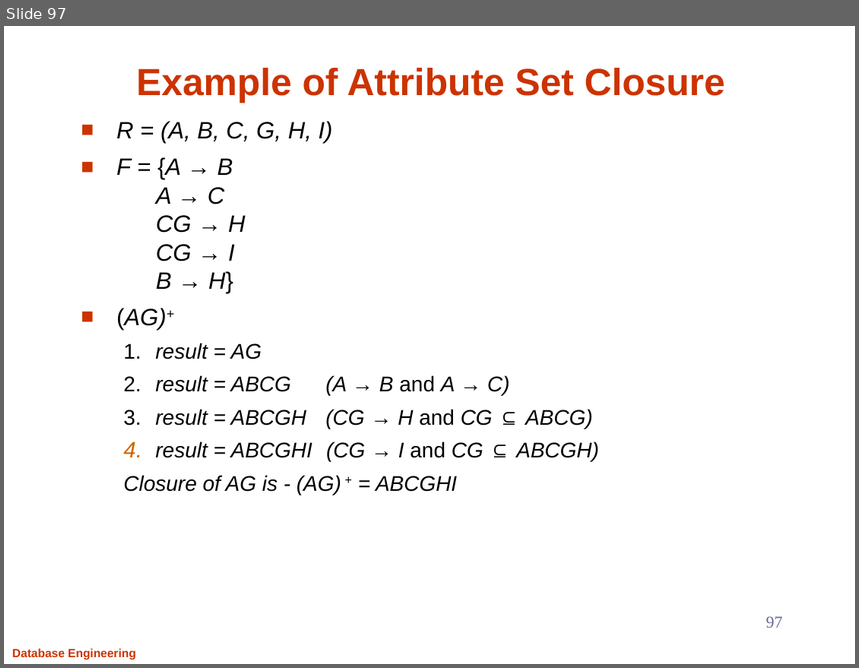
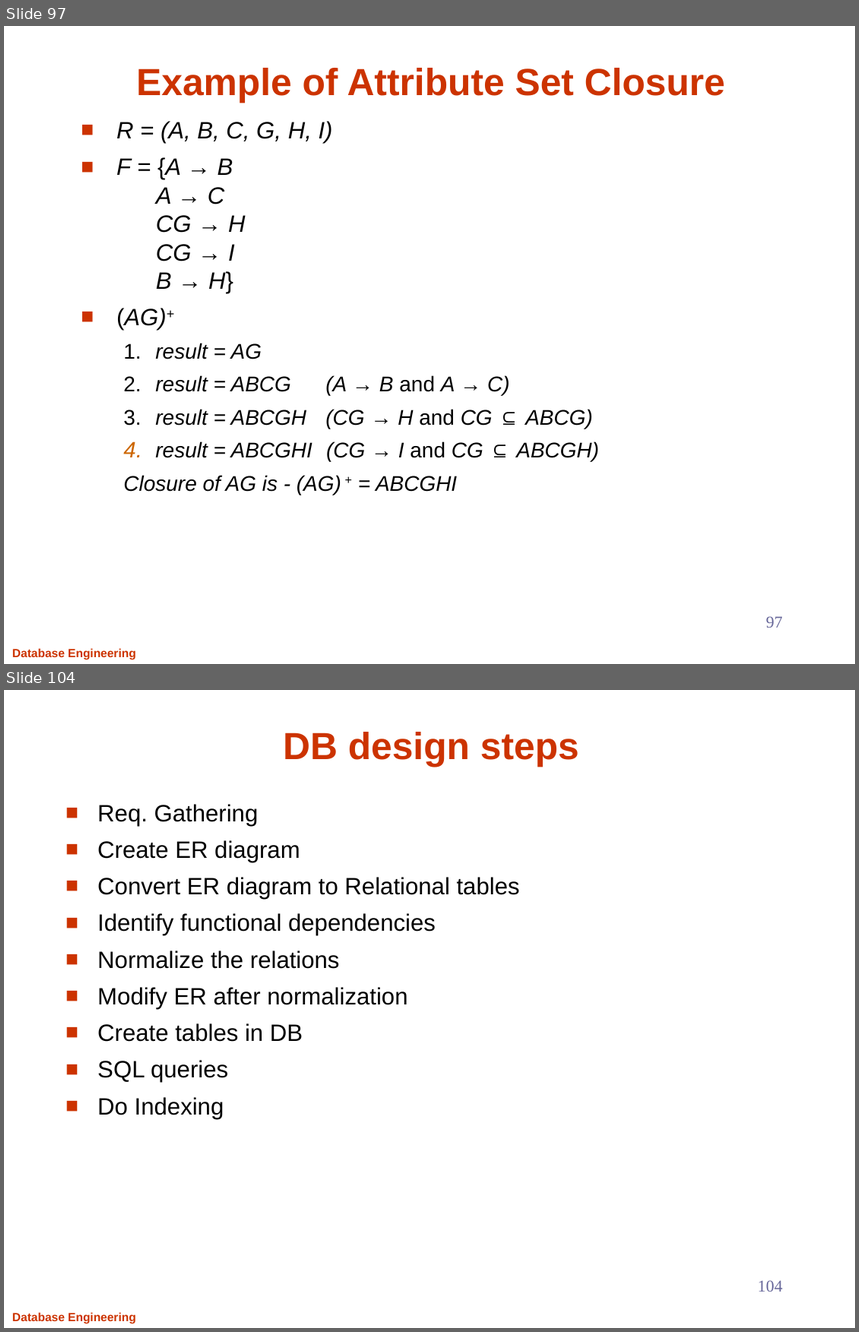
Before and after one commit to Aashishsharma/Learnings, a slide deck: RDBMS/DB.pptx. Shown one above the other, each under a label of ours: slide 97 before the commit, slides 97 and 104 after it; the slides between them are not shown. The pictures are 859x668 and 859x1332 pixels, drawn with LibreOffice and Linux fonts; fonts in the diff are those of the drawing. Boxes give left, top, right and bottom in pixels: in the first picture for what was removed or moved away, otherwise in the second. Text is boxed around its words. In the diff, an @@ line names an element or a change of style, - is before the commit and + after.

```diff
--- a/RDBMS/DB.pptx
+++ b/RDBMS/DB.pptx
@@ slide 104 added at bbox=[4, 690, 855, 1328], background #FFFFFF; not listed: 1 template element that a slide beside it also shows @@
@@ title added at bbox=[283, 732, 579, 767], 32 pt, text #CC3300, bold @@
+DB design steps
@@ text added at bbox=[97, 804, 520, 1119], 20 pt, text #000000 @@
+■ Req. Gathering
+■ Create ER diagram
+■ Convert ER diagram to Relational tables
+■ Identify functional dependencies
+■ Normalize the relations
+■ Modify ER after normalization
+■ Create tables in DB
+■ SQL queries
+■ Do Indexing
@@ page number added at bbox=[758, 1281, 783, 1292], 14 pt, text #666699 @@
+104
```
Also in this commit, not shown: 6 slides changed, 4 other slides added.
